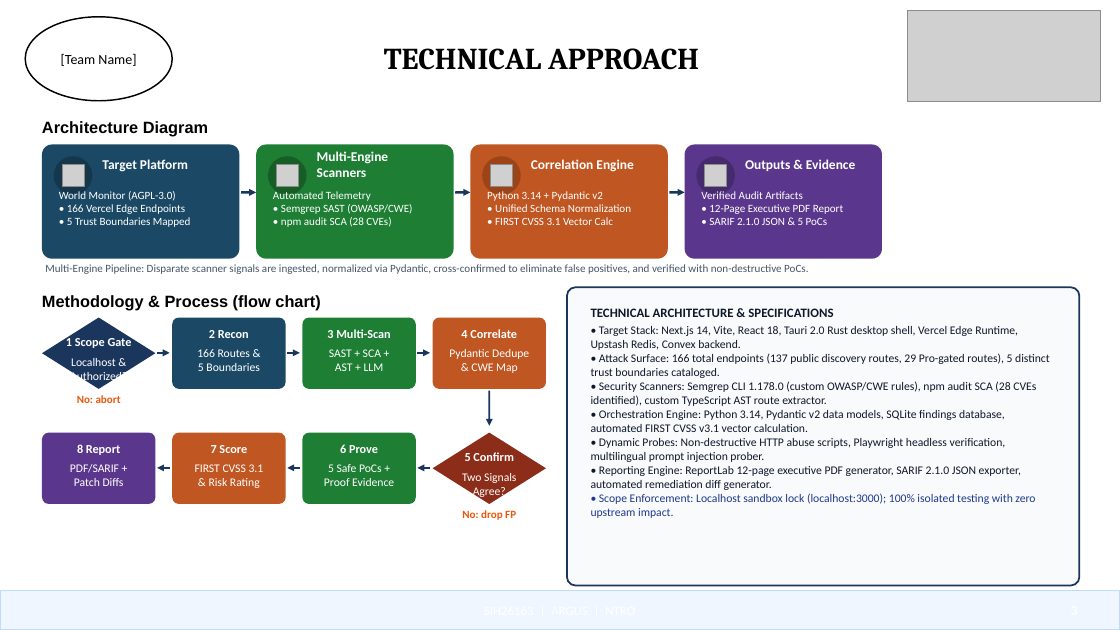
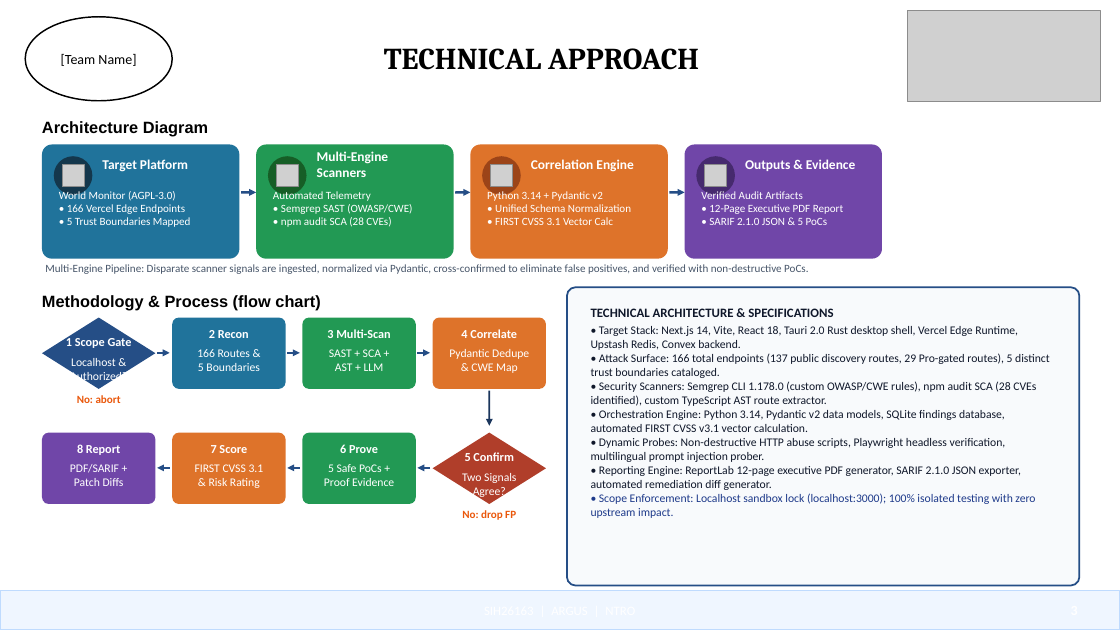
Before and after one commit to princeyadaviiit/argus-world-monitor, a slide deck: slide 3 of SIH26163_ARGUS_Idea_PPT_Color.pptx. Drawn at 1120x630 pixels with LibreOffice and Linux fonts; fonts in the diff are those of the drawing; grey boxes stand for pictures. Boxes give left, top, right and bottom in pixels: in the first picture for what was removed or moved away, otherwise in the second. Text is boxed around its words. In the diff, an @@ line names an element or a change of style, - is before the commit and + after.

Commit message:
feat(ppt): unclutter slides with branching architecture diagrams, one shade lighter colors, and punchy pitch-ready text

```diff
--- a/SIH26163_ARGUS_Idea_PPT_Color.pptx
+++ b/SIH26163_ARGUS_Idea_PPT_Color.pptx
@@ rounded rectangle at (x1=42, y1=145, x2=239, y2=259): fill #1B4965 to #20739B @@
@@ rounded rectangle at (x1=685, y1=145, x2=882, y2=259): fill #5A378C to #7046A8 @@
@@ arrow (241, 192) - (256, 192): stroke #1B365D 2 pt to #254E86 2 pt @@
@@ arrow (455, 192) - (471, 192): stroke #1B365D 2 pt to #254E86 2 pt @@
@@ arrow (670, 192) - (685, 192): stroke #1B365D 2 pt to #254E86 2 pt @@
@@ rounded rectangle at (x1=567, y1=287, x2=1080, y2=586): outline #1B365D 1.5 pt to #254E86 1.5 pt @@
@@ diamond at (x1=42, y1=318, x2=155, y2=389): fill #1B365D to #254E86 @@
@@ rounded rectangle at (x1=172, y1=318, x2=286, y2=389): fill #1B4965 to #20739B @@
@@ arrow (157, 353) - (170, 353): stroke #1B365D 1.5 pt to #254E86 1.5 pt @@
@@ arrow (287, 353) - (300, 353): stroke #1B365D 1.5 pt to #254E86 1.5 pt @@
@@ arrow (418, 353) - (430, 353): stroke #1B365D 1.5 pt to #254E86 1.5 pt @@
@@ rounded rectangle at (x1=42, y1=433, x2=155, y2=504): fill #5A378C to #7046A8 @@
@@ fill #C05621 to #DE732A in 3 elements at (x1=471, y1=145, x2=668, y2=259), (x1=433, y1=318, x2=546, y2=389), (x1=172, y1=433, x2=286, y2=504) @@
@@ fill #1E7E34 to #229954 in 3 elements at (x1=256, y1=145, x2=454, y2=259), (x1=302, y1=318, x2=416, y2=389), (x1=302, y1=433, x2=416, y2=504) @@
@@ diamond at (x1=433, y1=433, x2=546, y2=504): fill #8C2D19 to #B03E2A @@
@@ arrow (170, 468) - (157, 468): stroke #1B365D 1.5 pt to #254E86 1.5 pt @@
@@ arrow (300, 468) - (287, 468): stroke #1B365D 1.5 pt to #254E86 1.5 pt @@
@@ arrow (430, 468) - (418, 468): stroke #1B365D 1.5 pt to #254E86 1.5 pt @@
```
Also in this commit, not shown: 5 other slides changed, 2 other files.
